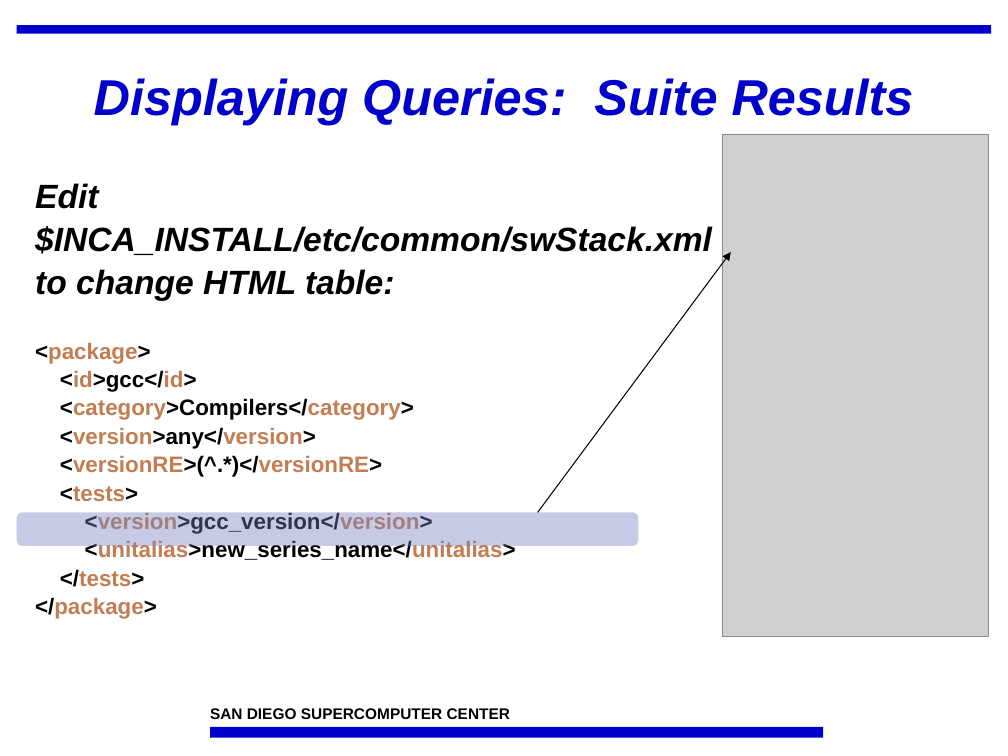
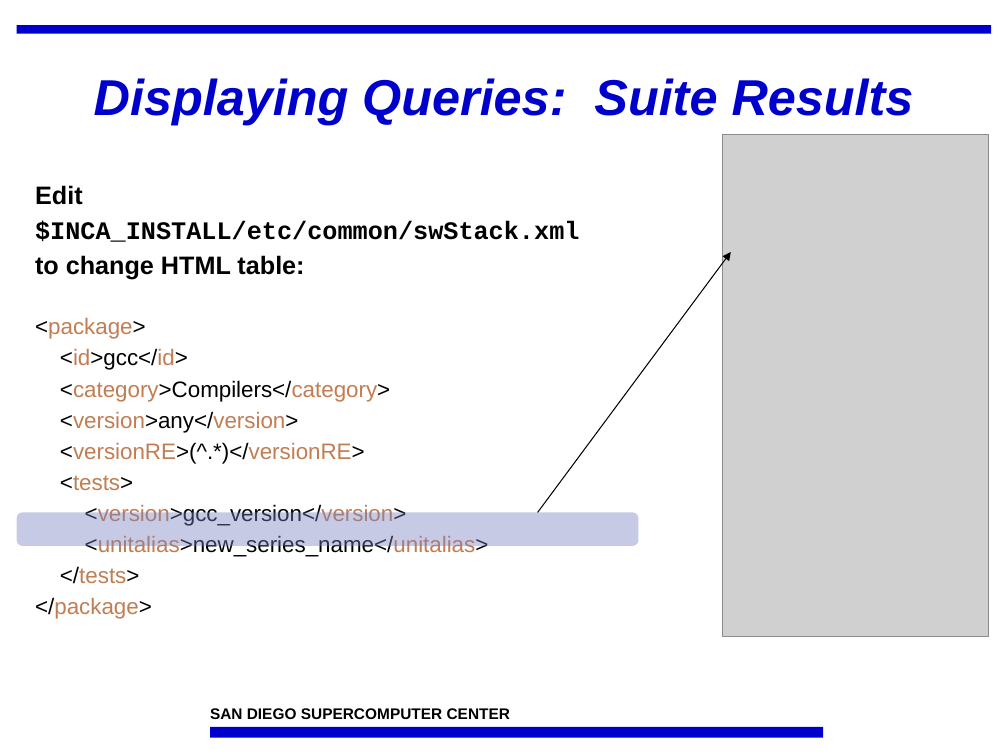
Before and after one commit to IncaProject/inca-xsede, a slide deck: slide 9 of talks/feb-06-workshop/dataConsumers.ppt. Drawn at 1008x756 pixels with LibreOffice and Linux fonts; fonts in the diff are those of the drawing; grey boxes stand for pictures; background and template pictures are left out. Boxes give left, top, right and bottom in pixels: in the first picture for what was removed or moved away, otherwise in the second. Text is boxed around its words. In the diff, an @@ line names an element or a change of style, - is before the commit and + after.

```diff
--- a/talks/feb-06-workshop/dataConsumers.ppt
+++ b/talks/feb-06-workshop/dataConsumers.ppt
@@ text "Edit" at [35,185,579,619]: size 24 to 18 pt, italic off in "Edit", "$INCA_INSTALL/etc/common/swStack.xml", "to change HTML table:"; font Arial to Courier New in "$INCA_INSTALL/etc/common/swStack.xml"; bold off in "<package>", "<id>gcc</id>", "<category>Compilers</category>", "<version>any</version>" and 6 more places; line spacing 0.85 to 0.95; less space between paragraphs @@
```
Also in this commit, not shown: 6 other slides changed, 1 slide added.
